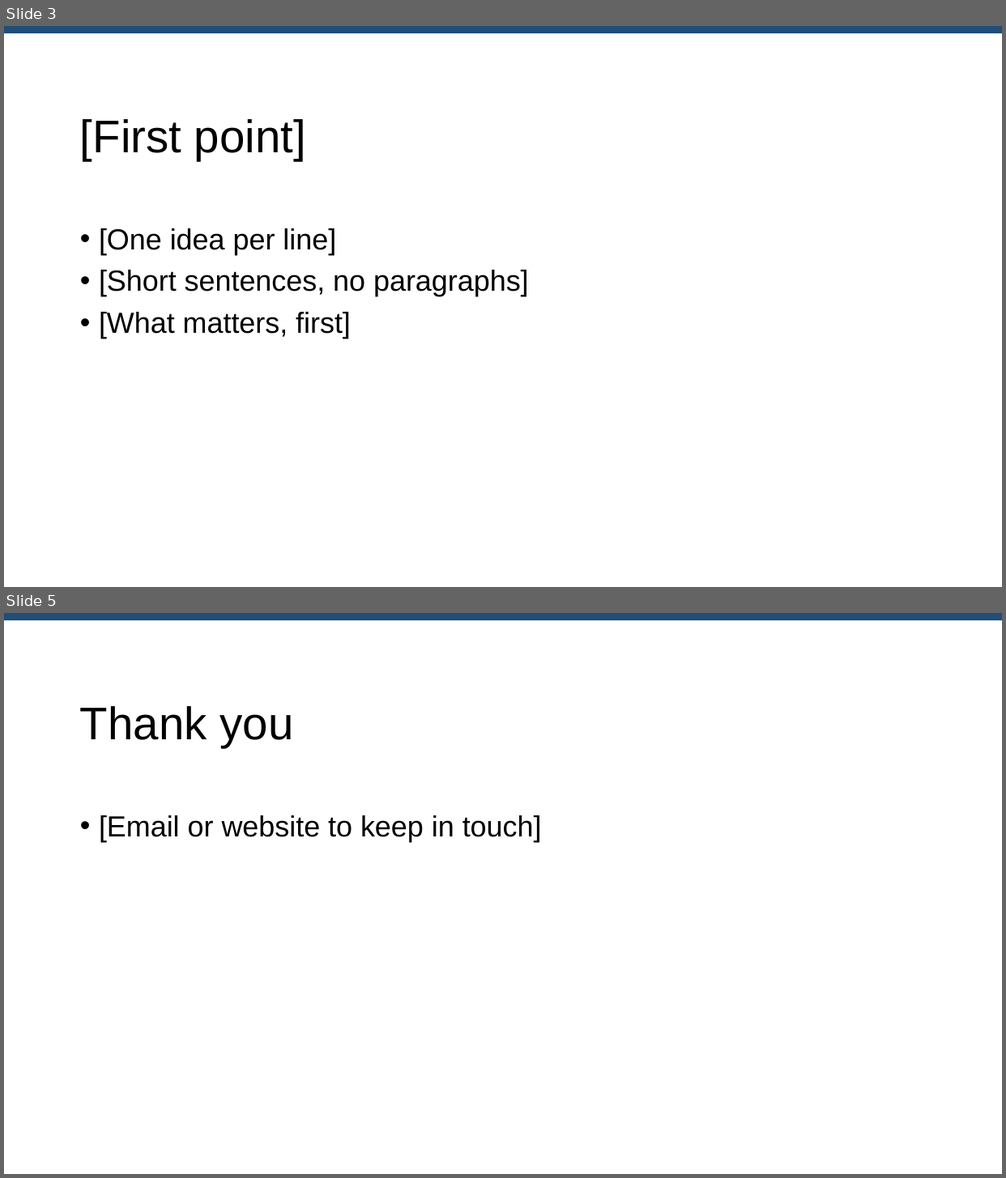
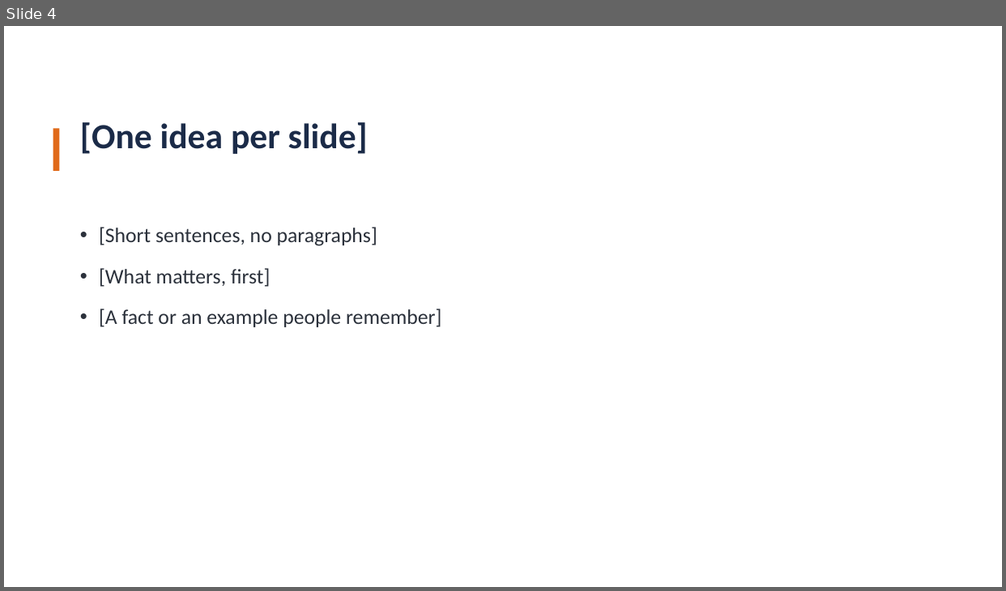
Before and after one commit to MolinoSuite/Molino, a slide deck: resources/templates/en/presentation.pptx. Shown one above the other, each under a label of ours: slides 3 and 5 before the commit, slide 4 after it; the slides between them are not shown. The pictures are 1006x1178 and 1006x591 pixels, drawn with LibreOffice and Linux fonts; fonts in the diff are those of the drawing. Boxes give left, top, right and bottom in pixels: in the first picture for what was removed or moved away, otherwise in the second. Text is boxed around its words. In the diff, an @@ line names an element or a change of style, - is before the commit and + after.

```diff
--- a/resources/templates/en/presentation.pptx
+++ b/resources/templates/en/presentation.pptx
@@ slide 5 removed at (x1=4, y1=613, x2=1002, y2=1174), background #FFFFFF @@
@@ rectangle removed at (x1=4, y1=613, x2=1002, y2=620) @@
@@ title removed at (x1=80, y1=706, x2=293, y2=747) @@
-Thank you
@@ text removed at (x1=99, y1=815, x2=542, y2=842) @@
-• [Email or website to keep in touch]
@@ what was slide 3 is now slide 4 @@
@@ slide 4 changed as well @@
@@ rectangle removed at (x1=4, y1=26, x2=1002, y2=33) @@
@@ title at (x1=80, y1=122, x2=368, y2=154): text changed; size 44 to 34 pt; font Arial to Calibri; text colour #000000 to #1B2B48; bold on @@
-[First point]
+[One idea per slide]
@@ rectangle added at (x1=53, y1=129, x2=59, y2=171), fill #E06A1A @@
@@ text at (x1=99, y1=228, x2=336, y2=255): paragraph removed @@
-• [One idea per line]
@@ text at (x1=99, y1=227, x2=377, y2=287): size 28 to 20 pt, font Arial to Calibri, text colour #000000 to #2B313B in "[Short sentences, no paragraphs]", "[What matters, first]"; more space between paragraphs @@
@@ text at (x1=99, y1=309, x2=441, y2=327): paragraph added @@
+• [A fact or an example people remember]
```
Also in this commit, not shown: 2 other slides changed, 4 slides added, 1 other slide removed, 11 other files.
